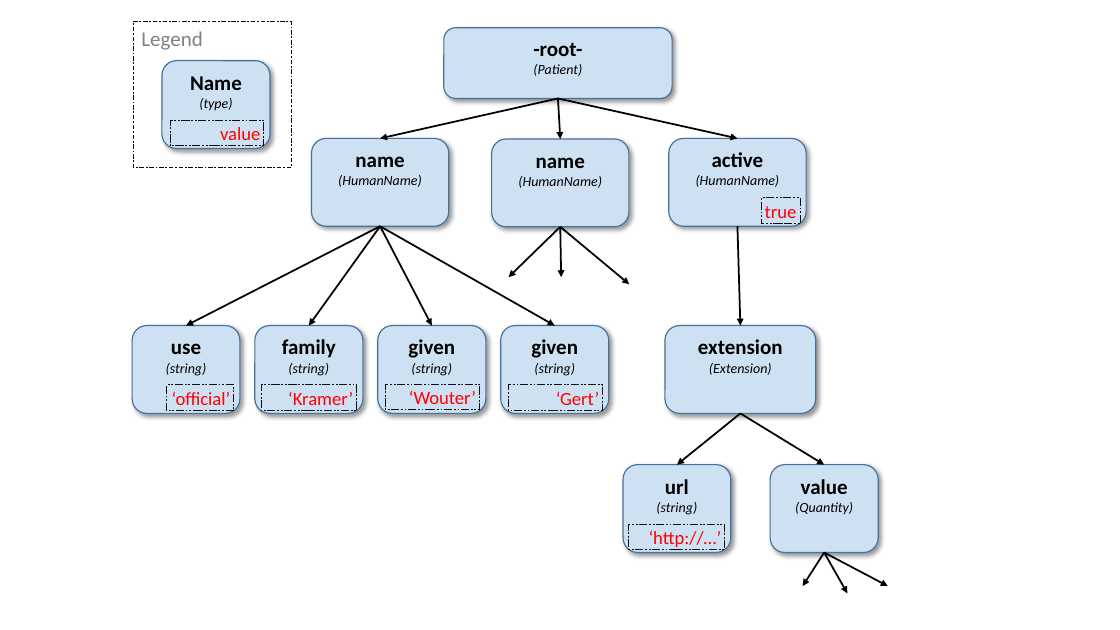
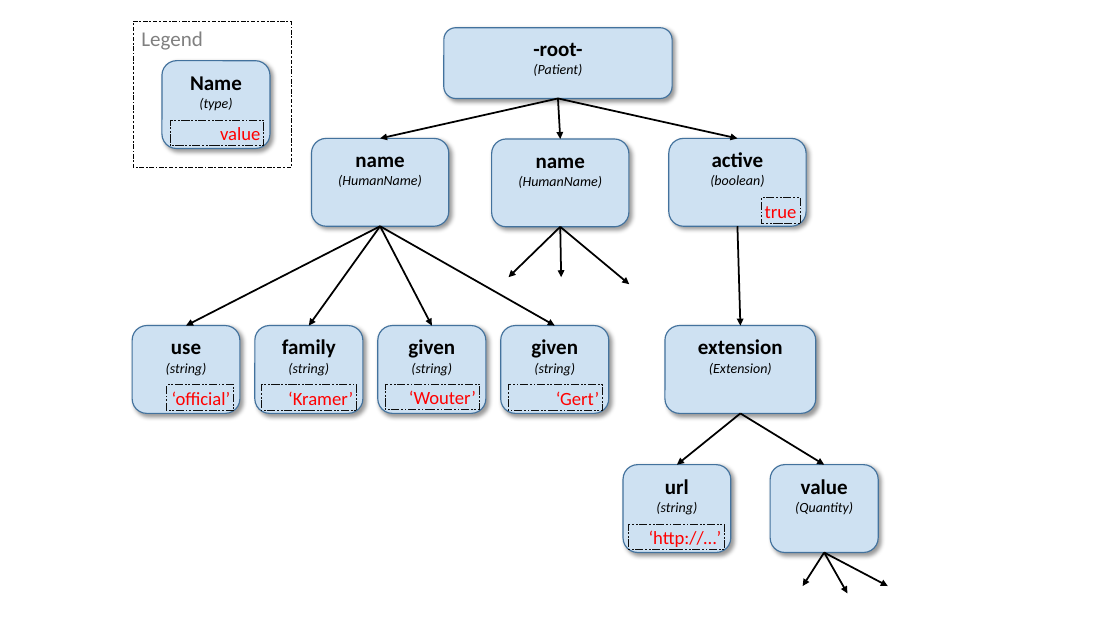
Before and after one commit to HL7/FHIRPath, a slide deck: slide 1 of spec/treestructure.pptx. Drawn at 1120x630 pixels with LibreOffice and Linux fonts; fonts in the diff are those of the drawing. Boxes give left, top, right and bottom in pixels: in the first picture for what was removed or moved away, otherwise in the second. Text is boxed around its words. In the diff, an @@ line names an element or a change of style, - is before the commit and + after.

Commit message:
corrected incorrect type label for Patient.active (was HumanName)

```diff
--- a/spec/treestructure.pptx
+++ b/spec/treestructure.pptx
@@ text in rounded rectangle at (x1=710, y1=152, x2=764, y2=187): text changed @@
-active
-(HumanName)
+active
+(boolean)
```
Also in this commit, not shown: 1 other file.
